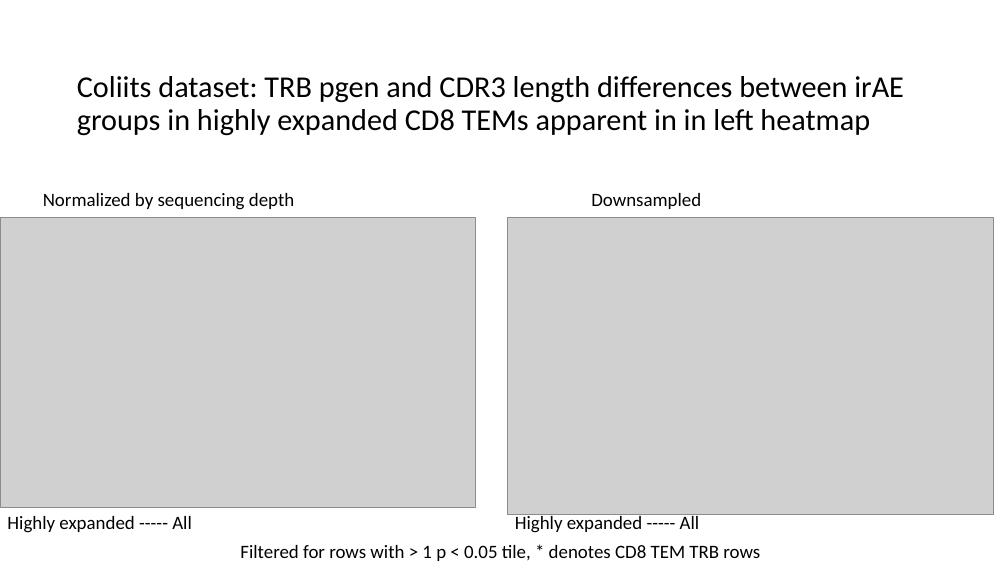
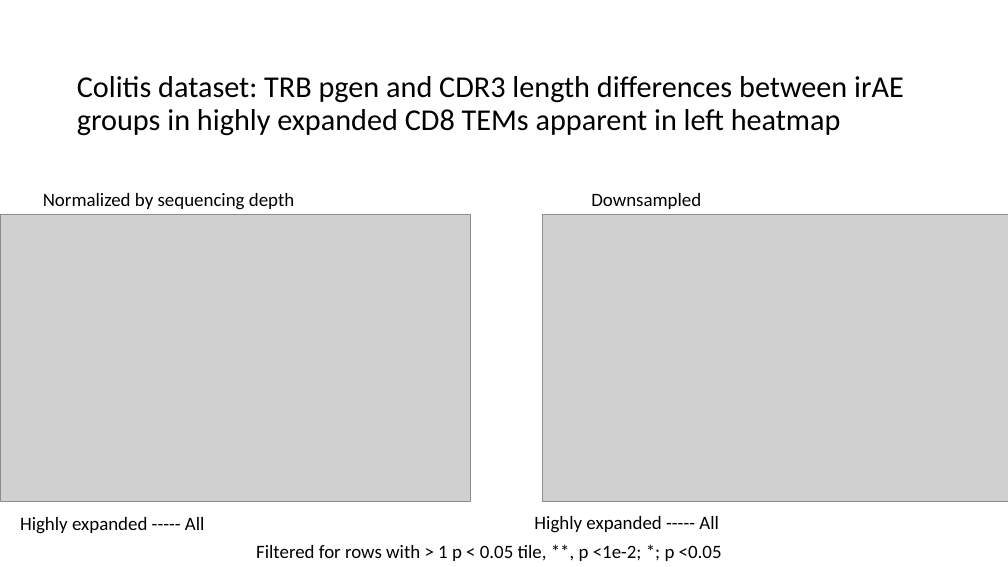
Before and after one commit to tybottorff/bottorffdocs, a slide deck: slide 8 of linsley_postdoc/presentations/weekly_meetings/1_10_24.pptx (slide 7 before the commit). Drawn at 1008x567 pixels with LibreOffice and Linux fonts; fonts in the diff are those of the drawing; grey boxes stand for pictures. Boxes give left, top, right and bottom in pixels: in the first picture for what was removed or moved away, otherwise in the second. Text is boxed around its words. In the diff, an @@ line names an element or a change of style, - is before the commit and + after.

```diff
--- a/linsley_postdoc/presentations/weekly_meetings/1_10_24.pptx
+++ b/linsley_postdoc/presentations/weekly_meetings/1_10_24.pptx
@@ title at bbox=[77, 76, 904, 136]: text changed @@
-Coliits dataset: TRB pgen and CDR3 length differences between irAE groups in highly expanded CD8 TEMs apparent in in left heatmap
+Colitis dataset: TRB pgen and CDR3 length differences between irAE groups in highly expanded CD8 TEMs apparent in left heatmap
@@ picture: place and size @@
-picture at bbox=[0, 218, 476, 507]
+picture at bbox=[0, 215, 471, 501]
@@ picture: place and size @@
-picture at bbox=[507, 218, 994, 515]
+picture at bbox=[543, 215, 1008, 501]
@@ text "Highly expanded ----- All": place and size @@
-text "Highly expanded ----- All" at bbox=[7, 516, 192, 533]
+text "Highly expanded ----- All" at bbox=[20, 517, 205, 534]
@@ text "Highly expanded ----- All": place and size @@
-text "Highly expanded ----- All" at bbox=[515, 514, 700, 533]
+text "Highly expanded ----- All" at bbox=[534, 516, 719, 533]
@@ text at bbox=[256, 545, 722, 561]: text changed @@
-Filtered for rows with > 1 p < 0.05 tile, * denotes CD8 TEM TRB rows
+Filtered for rows with > 1 p < 0.05 tile, **, p <1e-2; *; p <0.05
```
Also in this commit, not shown: 7 other slides changed, 1 slide added, 1 slide removed, 1 other file.
